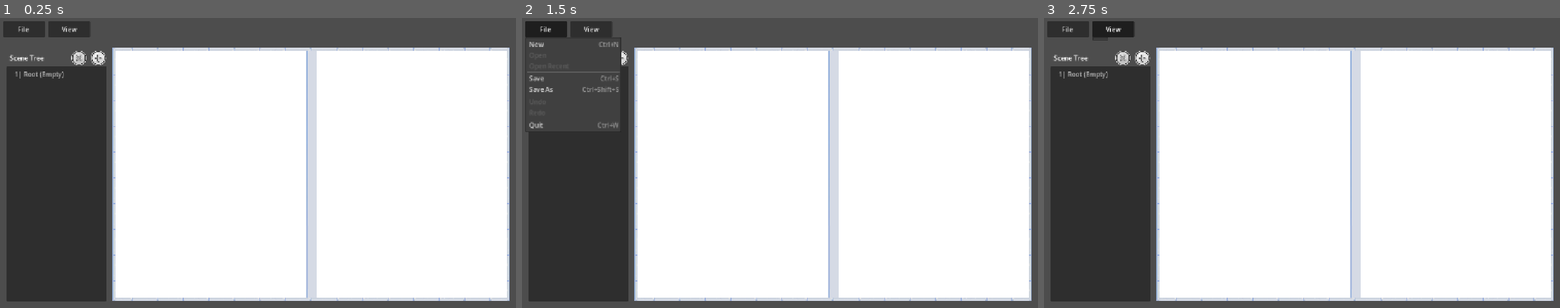
Above: before the commit, frames 1-3 (left to right).
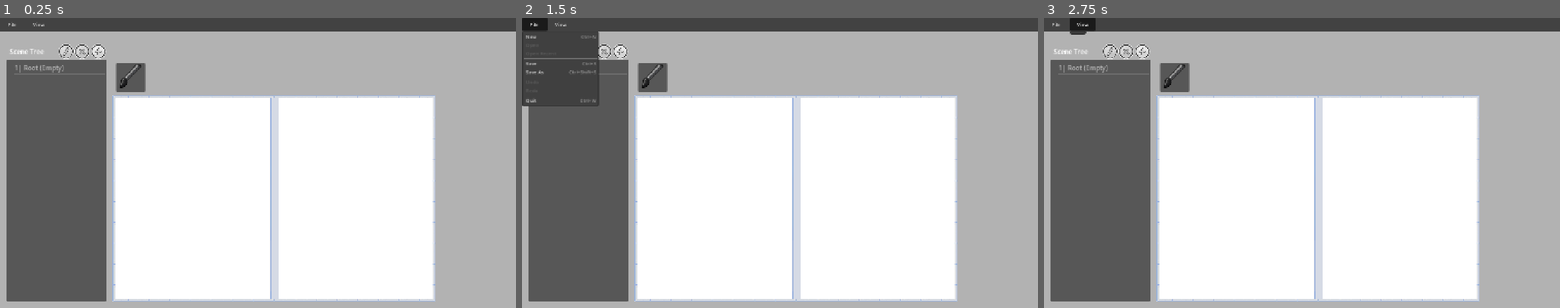
Above: after the commit, the same moments.

Repository: Vuldora/battles-2-modding-tools
Game: Godot game, scene res://main.tscn
Same seed, same stepped clock (60 frames per second), same inputs: the game is played once before the commit and once after it.
Inputs (mouse positions are in pixels of both pictures, inside the frame that each line leads up to):
- Up to frame 1 (0.25 s): no input
- Up to frame 2 (1.5 s): click (651, 78) at 0.52 s; click "File" at 1.25 s
- Up to frame 3 (2.75 s): click "View" at 2 s

The runs differ from the first frame. In frame 1, 54% of the frame differs, in the area x 0-100%, y 1-100%; in frame 2, 49%; in frame 3, 54%, in the area x 0-100%, y 0-100%.

Commit message:
added editing nodes

Diff:
--- a/b2_map_editor/classes/entity.gd
+++ b/b2_map_editor/classes/entity.gd
@@ -96,3 +96,21 @@
 	)
 
 	return root
+
+func get_edit_ui(done_func : Callable) -> Control:
+	var root : Panel = get_creation_ui(null, 0, done_func)
+	var title : Label = root.get_node("title")
+	title.text = "Edit Empty Node"
+	var create_button : Button = root.get_node("create_button")
+	var line_edit : LineEdit = root.get_node("line_edit")
+	for c in create_button.pressed.get_connections():
+		create_button.pressed.disconnect(c.callable)
+	create_button.text = "Confirm"
+	create_button.pressed.connect(
+		func():
+			entity_name = line_edit.text
+			tree_item.set_text(0, str(entity_id ,"| ", entity_name, " (", entity_type, ")"))
+			done_func.call(1)
+			root.queue_free()
+	)
+	return root
--- a/b2_map_editor/classes/entity_track.gd
+++ b/b2_map_editor/classes/entity_track.gd
@@ -80,26 +80,31 @@
 	root.add_child(line_edit_bloon_source)
 	line_edit_bloon_source.size = Vector2(160.0, 32.0)
 	line_edit_bloon_source.position = Vector2(16.0, 252.0)
+	line_edit_bloon_source.text = "2"
 
 	var line_edit_type_bit_nats := LineEdit.new()
 	root.add_child(line_edit_type_bit_nats)
 	line_edit_type_bit_nats.size = Vector2(160.0, 32.0)
 	line_edit_type_bit_nats.position = Vector2(16.0, 316.0)
+	line_edit_type_bit_nats.text = "4294967295"
 
 	var line_edit_type_str_nats := LineEdit.new()
 	root.add_child(line_edit_type_str_nats)
 	line_edit_type_str_nats.size = Vector2(160.0, 32.0)
 	line_edit_type_str_nats.position = Vector2(16.0, 380.0)
+	line_edit_type_str_nats.text = "ALL"
 
 	var line_edit_feat_inc_nats := LineEdit.new()
 	root.add_child(line_edit_feat_inc_nats)
 	line_edit_feat_inc_nats.size = Vector2(160.0, 32.0)
 	line_edit_feat_inc_nats.position = Vector2(16.0, 444.0)
+	line_edit_feat_inc_nats.text = "0"
 
 	var line_edit_feat_exc_nats := LineEdit.new()
 	root.add_child(line_edit_feat_exc_nats)
 	line_edit_feat_exc_nats.size = Vector2(160.0, 32.0)
 	line_edit_feat_exc_nats.position = Vector2(16.0, 508.0)
+	line_edit_feat_exc_nats.text = "0"
 
 	var check_exclude_auto := CheckBox.new()
 	root.add_child(check_exclude_auto)
@@ -117,21 +122,25 @@
 	root.add_child(line_edit_type_bit_sent)
 	line_edit_type_bit_sent.size = Vector2(160.0, 32.0)
 	line_edit_type_bit_sent.position = Vector2(406.0, 316.0)
+	line_edit_type_bit_sent.text = "4294967295"
 
 	var line_edit_type_str_sent := LineEdit.new()
 	root.add_child(line_edit_type_str_sent)
 	line_edit_type_str_sent.size = Vector2(160.0, 32.0)
 	line_edit_type_str_sent.position = Vector2(406.0, 380.0)
+	line_edit_type_str_sent.text = "ALL"
 
 	var line_edit_feat_inc_sent := LineEdit.new()
 	root.add_child(line_edit_feat_inc_sent)
 	line_edit_feat_inc_sent.size = Vector2(160.0, 32.0)
 	line_edit_feat_inc_sent.position = Vector2(406.0, 444.0)
+	line_edit_feat_inc_sent.text = "0"
 
 	var line_edit_feat_exc_sent := LineEdit.new()
 	root.add_child(line_edit_feat_exc_sent)
 	line_edit_feat_exc_sent.size = Vector2(160.0, 32.0)
 	line_edit_feat_exc_sent.position = Vector2(406.0, 508.0)
+	line_edit_feat_exc_sent.text = "0"
 
 	create_button.position = Vector2(360.0, 560.0)
 	create_button.pressed.connect(
--- a/b2_map_editor/main.gd
+++ b/b2_map_editor/main.gd
@@ -90,8 +90,7 @@
 	file_dialog.popup_centered_clamped.call_deferred()
 
 func _on_tree_item_selected() -> void:
-	$ButtonAddNode.disabled = false
-	$ButtonDelNode.disabled = $Tree.get_selected() == $Tree.get_root()
+	update_buttons()
 
 func _on_button_overlay_pressed() -> void:
 	var file_dialog := FileDialog.new()
@@ -109,9 +108,8 @@
 
 func _on_button_add_node_pressed() -> void:
 	is_creating = true
-	$PanelChooseType.visible = true
-	$ButtonAddNode.disabled = true
-	$ButtonDelNode.disabled = true
+	$PanelChooseType.show()
+	update_buttons()
 	$Tree.process_mode = Node.PROCESS_MODE_DISABLED
 	$TopBar.process_mode = Node.PROCESS_MODE_DISABLED
 
@@ -121,14 +119,21 @@
 	var parent_node : Entity = it.get_parent().get_metadata(0)
 	parent_node.entity_children.erase(node)
 	if it: it.free()
-	$ButtonAddNode.disabled = true
-	$ButtonDelNode.disabled = true
+	update_buttons()
+
+func _on_button_edit_node_pressed() -> void:
+	is_creating = true
+	update_buttons()
+	$Tree.process_mode = Node.PROCESS_MODE_DISABLED
+	$TopBar.process_mode = Node.PROCESS_MODE_DISABLED
+	var it : TreeItem = $Tree.get_selected()
+	var node : Entity = it.get_metadata(0)
+	add_child(node.get_edit_ui(done_with_creation))
 
 func _on_button_exit_pressed() -> void:
 	is_creating = false
 	$PanelChooseType.visible = false
-	$ButtonAddNode.disabled = false
-	$ButtonDelNode.disabled = $Tree.get_selected() == $Tree.get_root()
+	update_buttons()
 	$Tree.process_mode = Node.PROCESS_MODE_INHERIT
 	$TopBar.process_mode = Node.PROCESS_MODE_INHERIT
 
@@ -141,16 +146,15 @@
 	if (exit_code == 0):
 		global_id_count += 1
 	is_creating = false
-	$ButtonAddNode.disabled = false
-	$ButtonDelNode.disabled = $Tree.get_selected() == $Tree.get_root()
+	update_buttons()
 	$Tree.process_mode = Node.PROCESS_MODE_INHERIT
 	$TopBar.process_mode = Node.PROCESS_MODE_INHERIT
 
 func new_file() -> void:
-	$ButtonAddNode.disabled = true
-	$ButtonDelNode.disabled = true
 	save_path = ""
 	is_saving = false
+	is_creating = false
+	update_buttons()
 	$Tree.clear()
 	root_node = Entity.new(1, "Root", null, $Tree)
 	map_header = Header.new()
@@ -158,5 +162,11 @@
 	map_header.id_gen_current_id = 160
 	map_header.root = root_node
 
+func update_buttons() -> void:
+	var selected : TreeItem = $Tree.get_selected()
+	$ButtonAddNode.disabled = selected == null or is_creating or is_saving
+	$ButtonDelNode.disabled = $ButtonAddNode.disabled or selected == $Tree.get_root()
+	$ButtonEditNode.disabled = $ButtonDelNode.disabled
+
 func quit() -> void:
 	get_tree().quit()
--- a/b2_map_editor/main.tscn
+++ b/b2_map_editor/main.tscn
@@ -9,6 +9,10 @@
 [ext_resource type="Texture2D" uid="uid://dptchre20g2" path="res://textures/add_node_hover.png" id="5_kek77"]
 [ext_resource type="Texture2D" uid="uid://dejvnjpfsmdox" path="res://textures/del_node_disabled.png" id="7_5vw27"]
 [ext_resource type="Texture2D" uid="uid://c7n0y6th47qqc" path="res://textures/del_node_hover.png" id="8_4c57u"]
+[ext_resource type="Texture2D" uid="uid://ci2ain7t47m8c" path="res://textures/paint_brush.png" id="10_4c57u"]
+[ext_resource type="Texture2D" uid="uid://biasbev78g505" path="res://textures/edit_node.png" id="10_ycdy4"]
+[ext_resource type="Texture2D" uid="uid://ctomlw6k5pb4e" path="res://textures/edit_node_hover.png" id="11_w48qg"]
+[ext_resource type="Texture2D" uid="uid://cgigpralu1ndg" path="res://textures/edit_node_disabled.png" id="12_vivmo"]
 
 [node name="Control" type="Control" unique_id=384971263]
 layout_mode = 3
@@ -20,15 +24,25 @@
 theme = ExtResource("1_h2yge")
 script = ExtResource("1_ig7tw")
 
+[node name="ColorRect2" type="ColorRect" parent="." unique_id=1015886142]
+layout_mode = 0
+offset_right = 1280.0
+offset_bottom = 720.0
+color = Color(0.69965345, 0.69965345, 0.69965345, 1)
+
 [node name="TopBar" type="Control" parent="." unique_id=2086037808]
 anchors_preset = 0
 
+[node name="ColorRect" type="ColorRect" parent="TopBar" unique_id=1223482577]
+layout_mode = 0
+offset_right = 1280.0
+offset_bottom = 32.0
+color = Color(0.2592937, 0.2592937, 0.2592937, 1)
+
 [node name="Files" type="MenuButton" parent="TopBar" unique_id=1169191541]
 layout_mode = 0
-offset_left = 8.0
-offset_top = 8.0
-offset_right = 112.0
-offset_bottom = 48.0
+offset_right = 64.0
+offset_bottom = 32.0
 text = "File "
 flat = false
 switch_on_hover = true
@@ -65,26 +79,25 @@
 
 [node name="View" type="MenuButton" parent="TopBar" unique_id=1192031073]
 layout_mode = 0
-offset_left = 120.0
-offset_top = 8.0
-offset_right = 224.0
-offset_bottom = 48.0
+offset_left = 64.0
+offset_right = 128.0
+offset_bottom = 32.0
 text = "View"
 flat = false
 
 [node name="ColorRectBackground" type="ColorRect" parent="." unique_id=441590727]
 layout_mode = 0
 offset_left = 280.0
-offset_top = 80.0
-offset_right = 1264.0
-offset_bottom = 696.0
+offset_top = 192.0
+offset_right = 1080.0
+offset_bottom = 704.0
 
 [node name="TextureRectOverlay" type="TextureRect" parent="." unique_id=395768347]
 layout_mode = 0
 offset_left = 280.0
-offset_top = 80.0
-offset_right = 1264.0
-offset_bottom = 696.0
+offset_top = 192.0
+offset_right = 1080.0
+offset_bottom = 704.0
 mouse_filter = 2
 expand_mode = 1
 stretch_mode = 5
@@ -92,8 +105,8 @@
 [node name="TextureRectBorder" type="TextureRect" parent="." unique_id=1579188406]
 layout_mode = 0
 offset_left = 280.0
-offset_top = 72.0
-offset_right = 1264.0
+offset_top = 192.0
+offset_right = 1080.0
 offset_bottom = 704.0
 mouse_filter = 2
 texture = ExtResource("2_0xm2m")
@@ -103,25 +116,26 @@
 [node name="Tree" type="Tree" parent="." unique_id=1073663916]
 layout_mode = 0
 offset_left = 16.0
-offset_top = 120.0
+offset_top = 104.0
 offset_right = 264.0
 offset_bottom = 704.0
 
 [node name="Label2" type="Label" parent="." unique_id=1746243226]
 layout_mode = 0
 offset_left = 24.0
-offset_top = 88.0
+offset_top = 72.0
 offset_right = 112.0
-offset_bottom = 111.0
+offset_bottom = 95.0
 text = "Scene Tree"
 vertical_alignment = 1
 
 [node name="ButtonAddNode" type="TextureButton" parent="." unique_id=541180976]
 layout_mode = 0
 offset_left = 224.0
-offset_top = 80.0
+offset_top = 64.0
 offset_right = 264.0
-offset_bottom = 120.0
+offset_bottom = 104.0
+tooltip_text = "Add Node"
 texture_normal = ExtResource("4_lquwl")
 texture_hover = ExtResource("5_kek77")
 texture_disabled = ExtResource("5_272bh")
@@ -130,13 +144,26 @@
 
 [node name="ButtonDelNode" type="TextureButton" parent="." unique_id=1423438187]
 layout_mode = 0
-offset_left = 176.0
-offset_top = 80.0
-offset_right = 216.0
-offset_bottom = 120.0
+offset_left = 184.0
+offset_top = 64.0
+offset_right = 224.0
+offset_bottom = 104.0
+tooltip_text = "Delete Node"
 texture_normal = ExtResource("5_7mycd")
 texture_hover = ExtResource("8_4c57u")
 texture_disabled = ExtResource("7_5vw27")
+ignore_texture_size = true
+stretch_mode = 5
+
+[node name="ButtonEditNode" type="TextureButton" parent="." unique_id=986600119]
+layout_mode = 0
+offset_left = 144.0
+offset_top = 64.0
+offset_right = 184.0
+offset_bottom = 104.0
+texture_normal = ExtResource("10_ycdy4")
+texture_hover = ExtResource("11_w48qg")
+texture_disabled = ExtResource("12_vivmo")
 ignore_texture_size = true
 stretch_mode = 5
 
@@ -189,8 +216,18 @@
 offset_bottom = 136.0
 text = "Continue"
 
+[node name="ToolBrush" type="Button" parent="." unique_id=144981143]
+layout_mode = 0
+offset_left = 288.0
+offset_top = 112.0
+offset_right = 360.0
+offset_bottom = 184.0
+tooltip_text = "Brush Tool"
+icon = ExtResource("10_4c57u")
+
 [connection signal="item_selected" from="Tree" to="." method="_on_tree_item_selected"]
 [connection signal="pressed" from="ButtonAddNode" to="." method="_on_button_add_node_pressed"]
 [connection signal="pressed" from="ButtonDelNode" to="." method="_on_button_del_node_pressed"]
+[connection signal="pressed" from="ButtonEditNode" to="." method="_on_button_edit_node_pressed"]
 [connection signal="pressed" from="PanelChooseType/ButtonExit" to="." method="_on_button_exit_pressed"]
 [connection signal="pressed" from="PanelChooseType/ButtonContinueNode" to="." method="_on_button_continue_node_pressed"]
--- a/b2_map_editor/main_theme.tres
+++ b/b2_map_editor/main_theme.tres
@@ -1,3 +1,8 @@
 [gd_resource type="Theme" format=3 uid="uid://v2ohsnwtpopy"]
 
+[sub_resource type="StyleBoxEmpty" id="StyleBoxEmpty_gsqoc"]
+
 [resource]
+MenuButton/font_sizes/font_size = 12
+MenuButton/styles/normal = SubResource("StyleBoxEmpty_gsqoc")
+PopupMenu/font_sizes/font_size = 12
--- a/b2_map_editor/project.godot
+++ b/b2_map_editor/project.godot
@@ -13,6 +13,7 @@
 config/name="battles-map-editor"
 run/main_scene="uid://b4encbw8qv41p"
 config/features=PackedStringArray("4.7", "GL Compatibility")
+boot_splash/bg_color=Color(0, 0, 0, 1)
 config/icon="res://icon.svg"
 
 [display]
@@ -20,7 +21,6 @@
 window/size/viewport_width=1280
 window/size/viewport_height=720
 window/stretch/mode="canvas_items"
-window/stretch/aspect="expand"
 
 [input]
 
@@ -59,3 +59,4 @@
 rendering_device/driver.windows="d3d12"
 renderer/rendering_method="gl_compatibility"
 renderer/rendering_method.mobile="gl_compatibility"
+environment/defaults/default_clear_color=Color(0, 0, 0, 1)
Binary file added: b2_map_editor/textures/edit_node.png
Not shown, added: b2_map_editor/textures/edit_node.png.import
Binary file added: b2_map_editor/textures/edit_node_disabled.png
Not shown, added: b2_map_editor/textures/edit_node_disabled.png.import
Binary file added: b2_map_editor/textures/edit_node_hover.png
Not shown, added: b2_map_editor/textures/edit_node_hover.png.import
Binary file added: b2_map_editor/textures/paint_brush.png
Not shown, added: b2_map_editor/textures/paint_brush.png.import
Not shown, added: b2_map_editor/textures/edit_node.kra
Not shown, added: b2_map_editor/textures/paint_brush.kra
